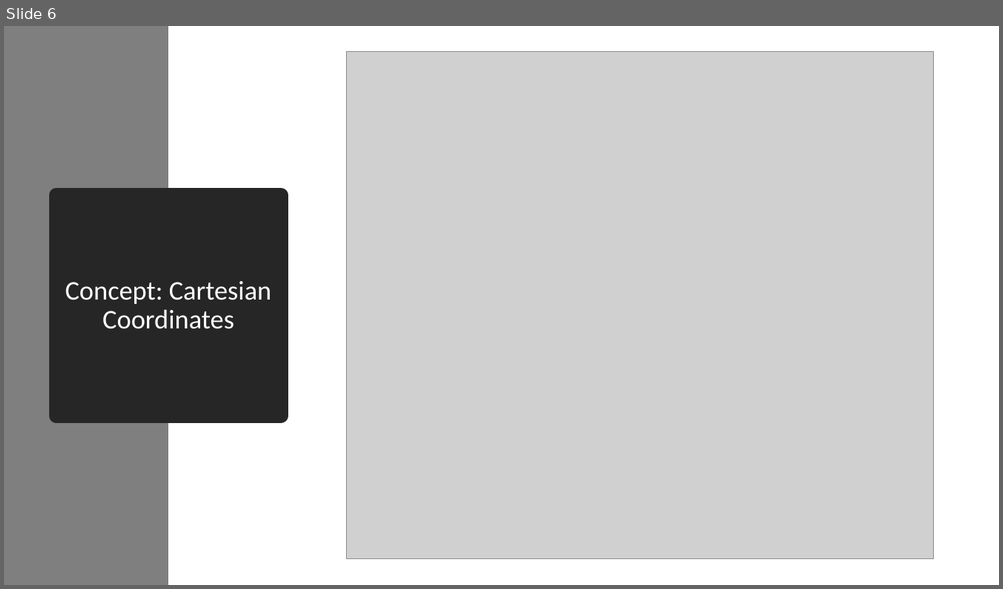
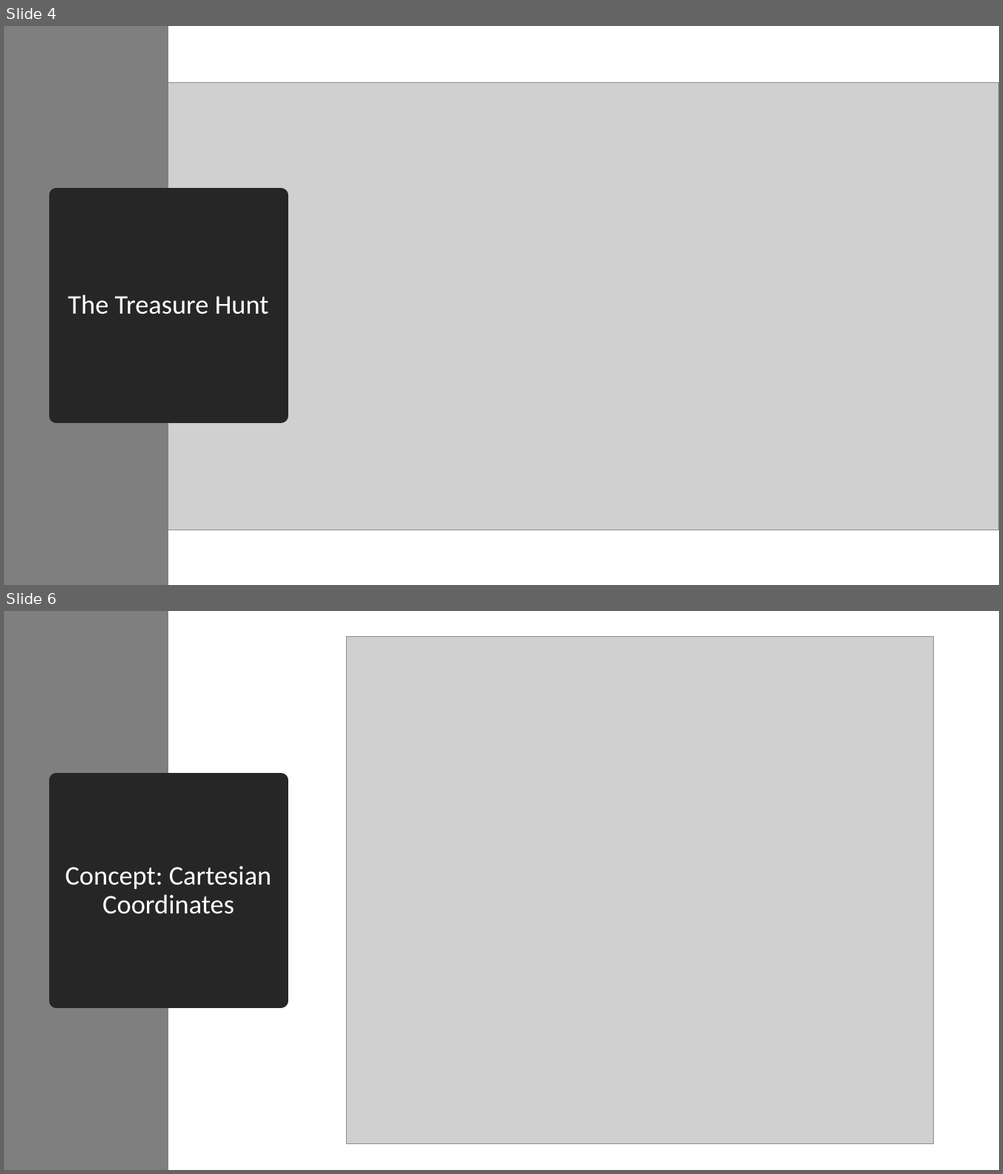
Before and after one commit to seattlecoderdojo/PythonDay-TreasureHunt, a slide deck: Python Day - Intermediate.pptx. Shown one above the other, each under a label of ours: slide 6 before the commit, slides 4 and 6 after it; the slides between them are not shown. The pictures are 1003x589 and 1003x1174 pixels, drawn with LibreOffice and Linux fonts; fonts in the diff are those of the drawing; grey boxes stand for pictures. Boxes give left, top, right and bottom in pixels: in the first picture for what was removed or moved away, otherwise in the second. Text is boxed around its words. In the diff, an @@ line names an element or a change of style, - is before the commit and + after.

```diff
--- a/Python Day - Intermediate.pptx
+++ b/Python Day - Intermediate.pptx
@@ slide 4 added at (4, 26, 999, 585), background #FFFFFF @@
@@ rectangle added at (4, 26, 168, 585), fill #7F7F7F @@
@@ picture added at (151, 83, 999, 531) @@
@@ title added at (57, 195, 281, 416), fill #262626, outline #262626 13.75 pt, 26 pt, text #FFFFFF @@
+The Treasure Hunt
```
Also in this commit, not shown: 3 other slides added, 2 slides removed, 2 other files.
